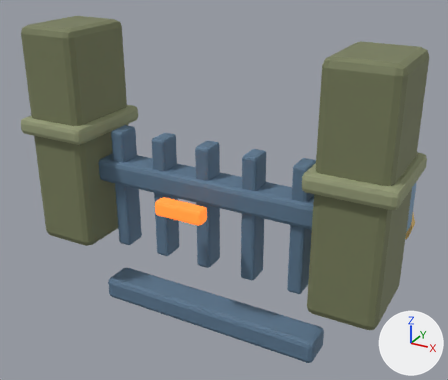
The glTF model game/assets/models/com_gate.glb as it was, and as the next commit left it.
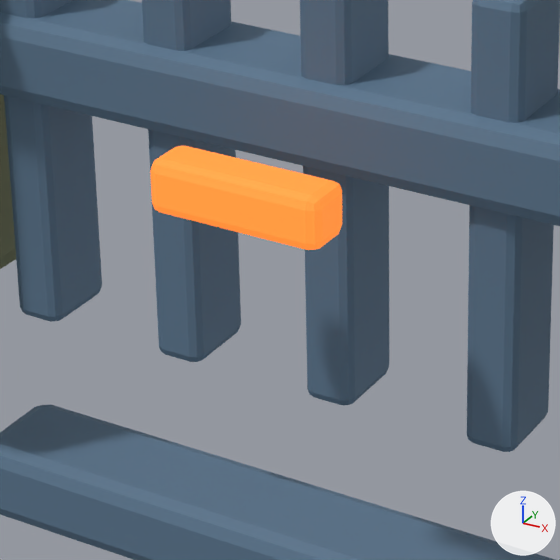
Each version is shown whole from a 50 mm lens placed at (1.138, -1.937, 1.762), pointed at (0.012, 0.109, 0.739), then close up on the part from 25% to 59% of the width and 41% to 82% of the height. Lighting does not change. The marker at lower right points along +X, +Y and +Z. The first two pictures are the older version. Vertices at exactly the same position are counted once.

The first close-up shows 'com_gate'.
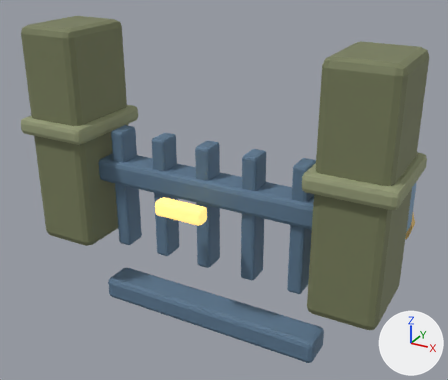
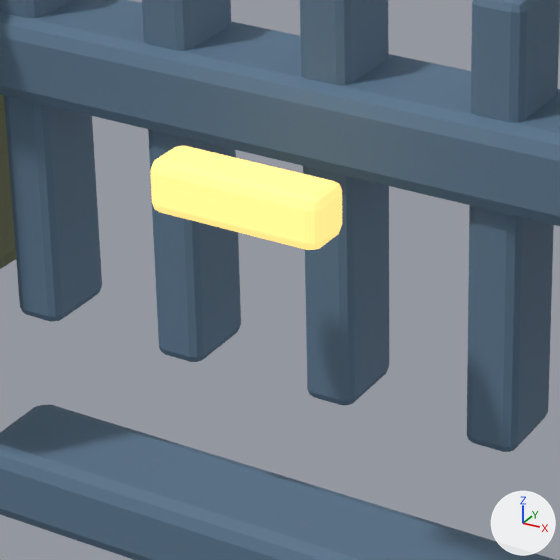
Where the change shows, as pixel boxes [x1, y1, x2, y2] in the close-ups (560 x 560 px):
part 1 of me_cube, recoloured (lighter): [150, 146, 342, 250] in both

What the commit changed:
Material 'ferrite_1.2' (mat_ferrite_1_2) is new.
Its base color is (0.82, 0.55, 0.175) (orange #eac474).
Its roughness is 0.7.
Its emission color is (0.984, 0.66, 0.21) (orange #fdd47e).
Its emission strength is 1.0.
me_cube has 752 vertices, 1448 faces and spans x -0.78..0.78, y -0.23..0.47, z 0.16..1.38.
me_cube is used by ob_com_gate; location (0.0, 0.0, 0.0).
me_cube part 1: all 108 faces that had it switch from mat_orange_1_2 (orange #e8762c, glowing orange #fb8030) to mat_ferrite_1_2 (orange #eac474, glowing orange #fdd47e).
